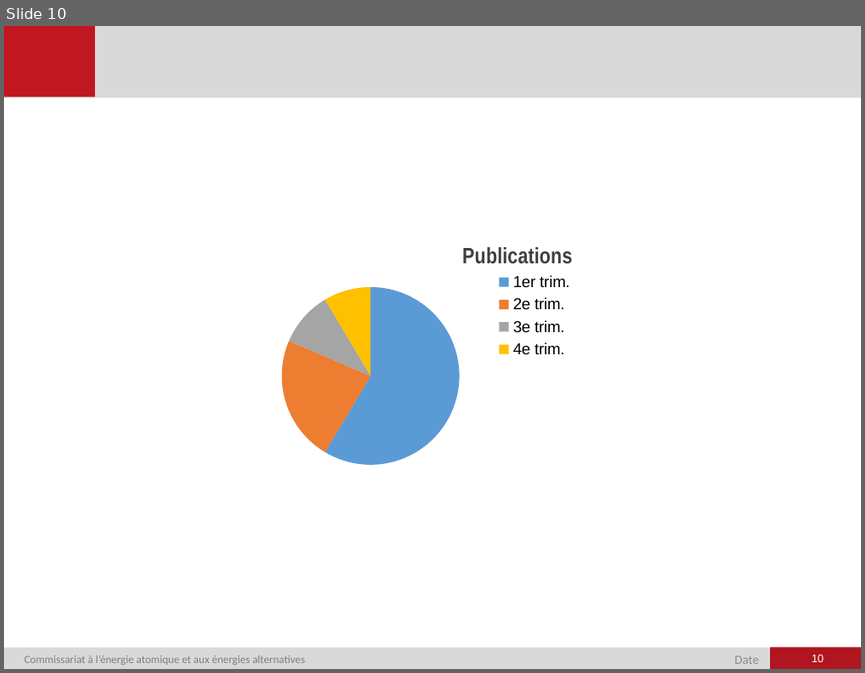
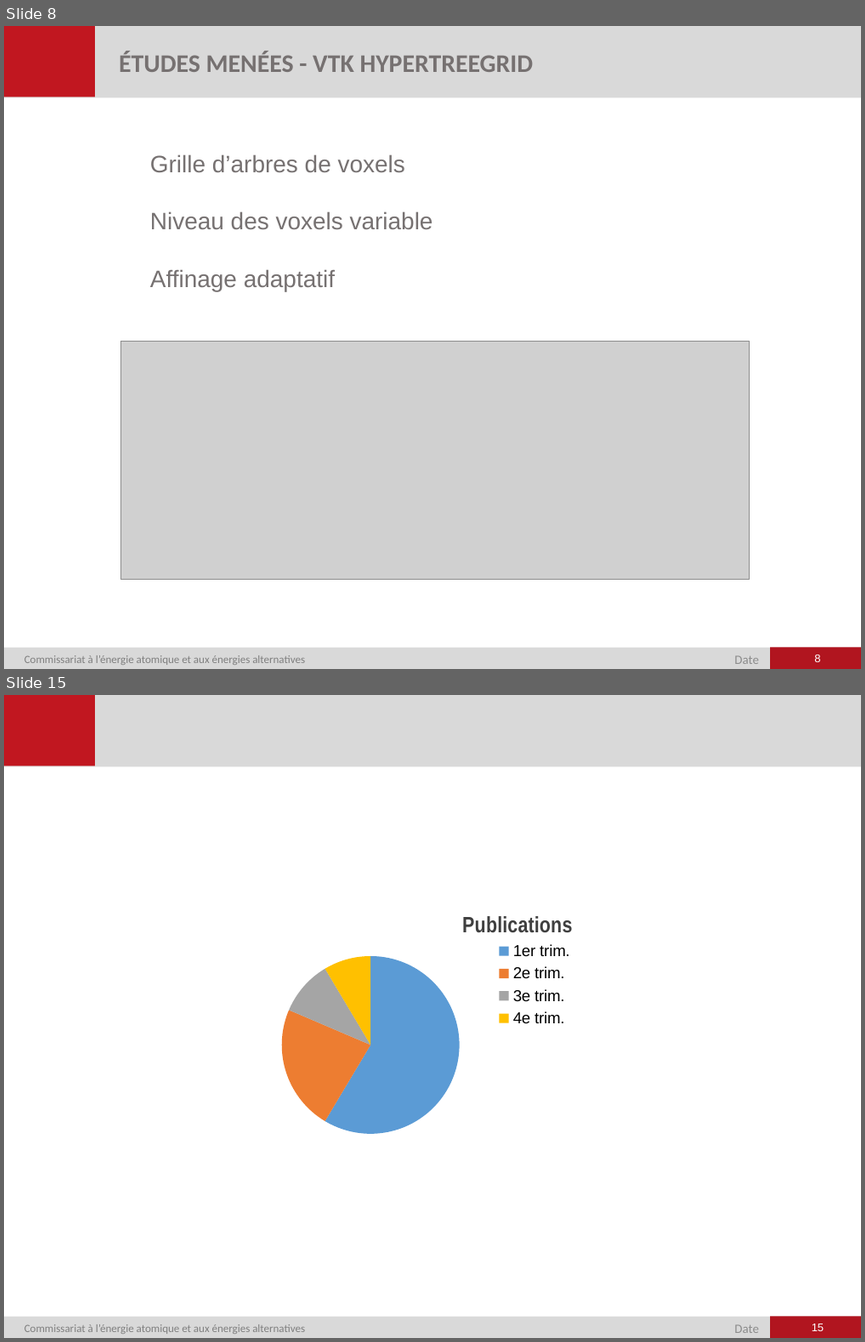
Before and after one commit to RocheAntoine/RapportStageM1, a slide deck: Présentation.pptx. Shown one above the other, each under a label of ours: slide 10 before the commit, slides 8 and 15 after it; the slides between them are not shown. The pictures are 865x673 and 865x1342 pixels, drawn with LibreOffice and Linux fonts; fonts in the diff are those of the drawing; grey boxes stand for pictures; background and template pictures are left out. Boxes give left, top, right and bottom in pixels: in the first picture for what was removed or moved away, otherwise in the second. Text is boxed around its words. In the diff, an @@ line names an element or a change of style, - is before the commit and + after.

```diff
--- a/Présentation.pptx
+++ b/Présentation.pptx
@@ slide 8 added at [4, 26, 861, 669], background #FFFFFF; not listed: 6 template elements that a slide beside it also shows @@
@@ text added at [119, 51, 534, 72], 16 pt, text #767171, bold @@
+ÉTUDES MENÉES - VTK HYPERTREEGRID
@@ text added at [150, 154, 433, 291], 15 pt, text #767171 @@
+Grille d’arbres de voxels
+Niveau des voxels variable
+Affinage adaptatif
@@ picture added at [120, 341, 749, 578] @@
@@ page number added at [814, 654, 820, 662], 7 pt, text #FFFFFF @@
+8
@@ what was slide 10 is now slide 15 @@
@@ page number at [812, 1323, 823, 1331]: text changed @@
-10
+15
```
Also in this commit, not shown: 7 slides changed, 6 other slides added, 2 slides removed.
